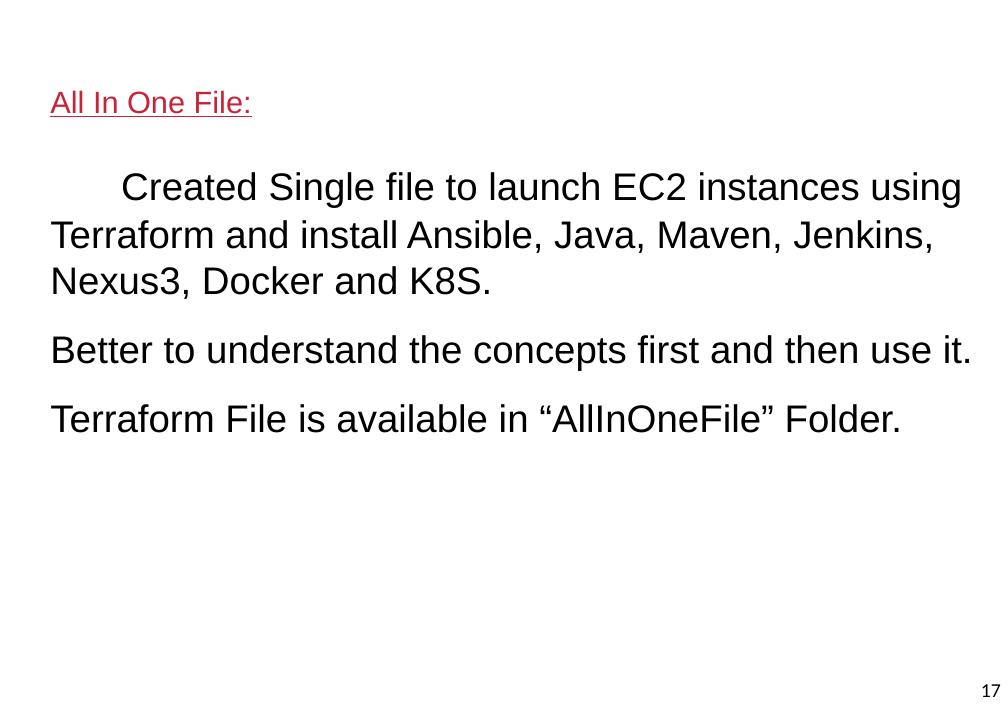
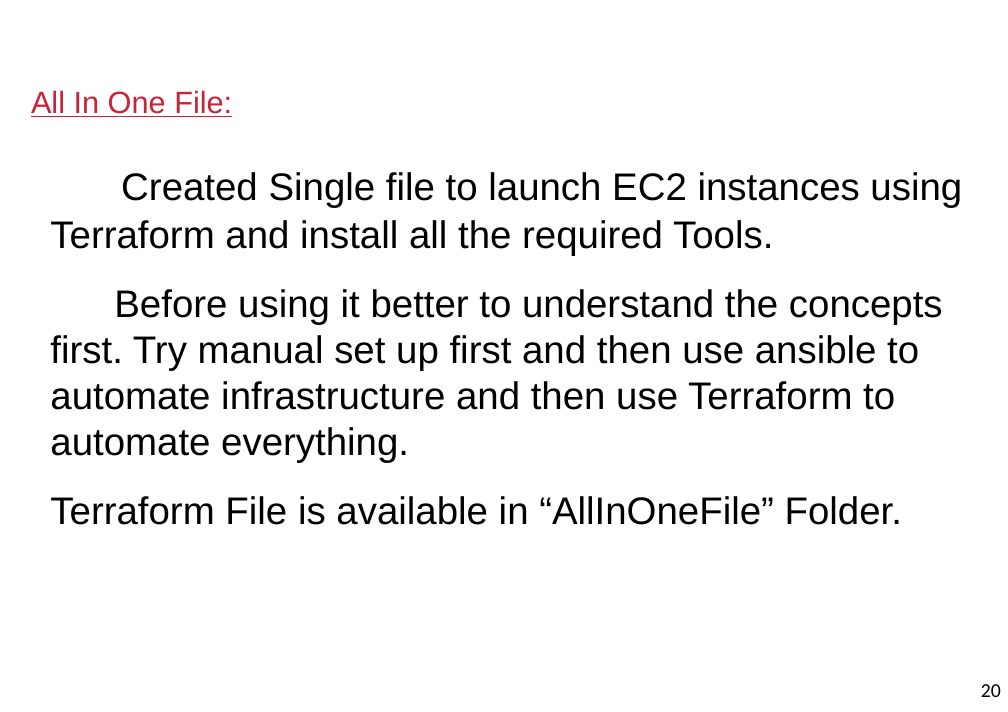
Before and after one commit to kiranpe/DevOpsCloud, a slide deck: slide 20 of DevOpsDoc.pptx (slide 17 before the commit). Drawn at 1008x712 pixels with LibreOffice and Linux fonts; fonts in the diff are those of the drawing; background and template pictures are left out. Boxes give left, top, right and bottom in pixels: in the first picture for what was removed or moved away, otherwise in the second. Text is boxed around its words. In the diff, an @@ line names an element or a change of style, - is before the commit and + after.

```diff
--- a/DevOpsDoc.pptx
+++ b/DevOpsDoc.pptx
@@ title "All In One File:": place and size @@
-title "All In One File:" at (50,90,252,117)
+title "All In One File:" at (31,90,232,117)
@@ text at (50,172,962,463): text changed @@
-Created Single file to launch EC2 instances using Terraform and install Ansible, Java, Maven, Jenkins, Nexus3, Docker and K8S.
-Better to understand the concepts first and then use it.
+Created Single file to launch EC2 instances using Terraform and install all the required Tools.
+Before using it better to understand the concepts first. Try manual set up first and then use ansible to automate infrastructure and then use Terraform to automate everything.
@@ page number at (981,684,1001,697): text changed @@
-17
+20
```
Also in this commit, not shown: 15 other slides changed, 1 slide added.
